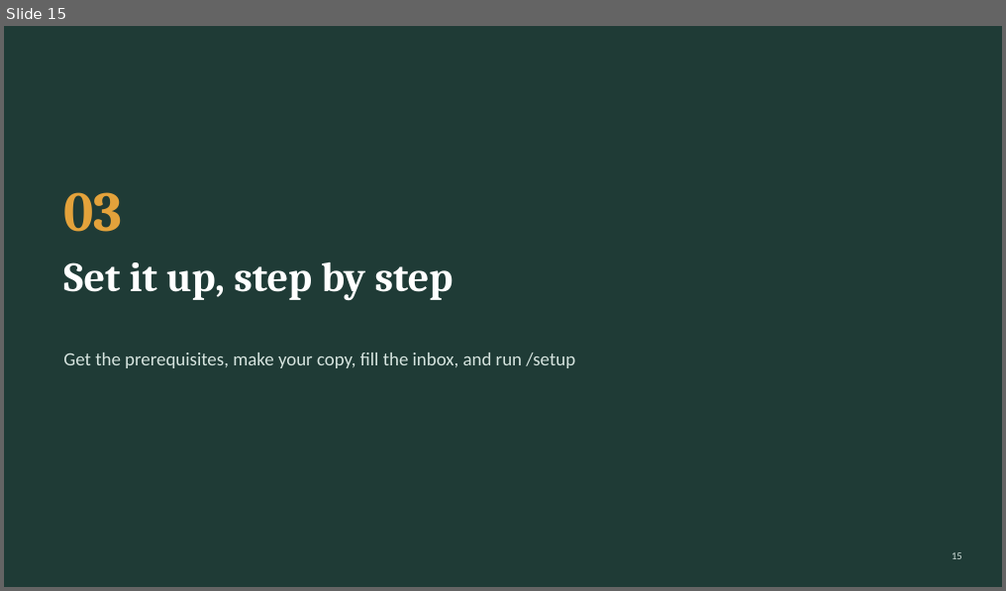
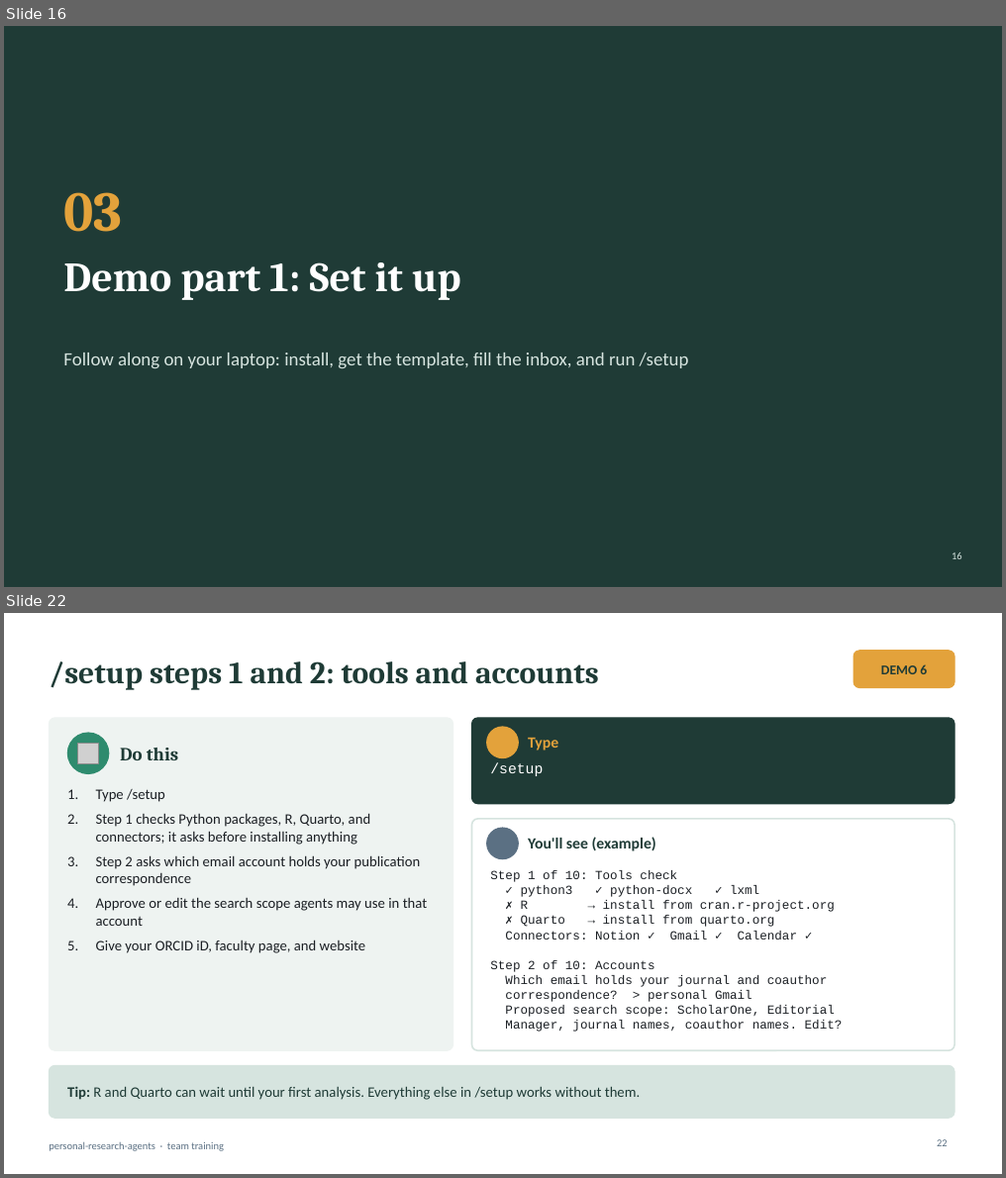
Before and after one commit to simonhdang/personal-research-agents, a slide deck: docs/personal-research-agents_seminar.pptx. Shown one above the other, each under a label of ours: slide 15 before the commit, slides 16 and 22 after it; the slides between them are not shown. The pictures are 1006x591 and 1006x1178 pixels, drawn with LibreOffice and Linux fonts; fonts in the diff are those of the drawing; grey boxes stand for pictures; background and template pictures are left out. Boxes give left, top, right and bottom in pixels: in the first picture for what was removed or moved away, otherwise in the second. Text is boxed around its words. In the diff, an @@ line names an element or a change of style, - is before the commit and + after.

```diff
--- a/docs/personal-research-agents_seminar.pptx
+++ b/docs/personal-research-agents_seminar.pptx
@@ slide 22 added at bbox=[4, 613, 1002, 1174], background #FFFFFF @@
@@ title added at bbox=[49, 662, 599, 690], 30 pt, text #1F3B36, bold @@
+/setup steps 1 and 2: tools and accounts
@@ rounded rectangle added at bbox=[853, 651, 954, 688], fill #E3A23B, outline #E3A23B 1 pt @@
@@ text added at bbox=[881, 664, 927, 674], 13 pt, text #1F3B36, bold @@
+DEMO 6
@@ rounded rectangle added at bbox=[49, 718, 453, 1051], fill #EEF3F1, outline #EEF3F1 1 pt @@
@@ rounded rectangle added at bbox=[472, 718, 954, 804], fill #1F3B36, outline #1F3B36 1 pt @@
@@ ellipse added at bbox=[487, 727, 519, 759], fill #E3A23B, outline #E3A23B 1 pt @@
@@ ellipse added at bbox=[67, 733, 109, 774], fill #2E8B6E, outline #2E8B6E 1 pt @@
@@ picture added at bbox=[78, 744, 99, 764] @@
@@ text added at bbox=[120, 748, 178, 761], 18 pt, text #1F3B36, bold @@
+Do this
@@ text added at bbox=[528, 738, 558, 751], 15 pt, text #E3A23B, bold @@
+Type
@@ text added at bbox=[96, 789, 427, 954], 14 pt, text #1B1F24 @@
+1. Type /setup
+2. Step 1 checks Python packages, R, Quarto, and connectors; it asks before installing anything
+3. Step 2 asks which email account holds your publication correspondence
+4. Approve or edit the search scope agents may use in that account
+5. Give your ORCID iD, faculty page, and website
@@ text added at bbox=[490, 762, 543, 776], 14 pt, text #FFFFFF @@
+/setup
@@ rounded rectangle added at bbox=[472, 819, 954, 1051], fill #FFFFFF, outline #D6E4DF 1.5 pt @@
@@ ellipse added at bbox=[487, 828, 519, 860], fill #5B7083, outline #5B7083 1 pt @@
@@ text added at bbox=[528, 837, 656, 852], 15 pt, text #1F3B36, bold @@
+You'll see (example)
@@ text added at bbox=[490, 870, 843, 1032], 12 pt, text #1B1F24 @@
+Step 1 of 10: Tools check
+✓ python3 ✓ python-docx ✓ lxml
+✗ R → install from cran.r-project.org
+✗ Quarto → install from quarto.org
+Connectors: Notion ✓ Gmail ✓ Calendar ✓
+Step 2 of 10: Accounts
+Which email holds your journal and coauthor
+correspondence? > personal Gmail
+Proposed search scope: ScholarOne, Editorial
+Manager, journal names, coauthor names. Edit?
@@ rounded rectangle added at bbox=[49, 1065, 954, 1118], fill #D6E4DF, outline #D6E4DF 1 pt @@
@@ text added at bbox=[67, 1086, 640, 1100], 14 pt, text #1F3B36 @@
+Tip: R and Quarto can wait until your first analysis. Everything else in /setup works without them.
@@ text added at bbox=[49, 1143, 224, 1152], 10 pt, text #5B7083 @@
+personal-research-agents · team training
@@ page number added at bbox=[937, 1140, 947, 1147], 10 pt, text #5B7083 @@
+22
@@ what was slide 15 is now slide 16 @@
@@ slide 16 changed as well @@
@@ title at bbox=[63, 263, 461, 300]: text changed @@
-Set it up, step by step
+Demo part 1: Set it up
@@ text at bbox=[63, 353, 689, 369]: text changed @@
-Get the prerequisites, make your copy, fill the inbox, and run /setup
+Follow along on your laptop: install, get the template, fill the inbox, and run /setup
```
Also in this commit, not shown: 16 other slides changed, 23 other slides added, 6 slides removed, 1 other file.
